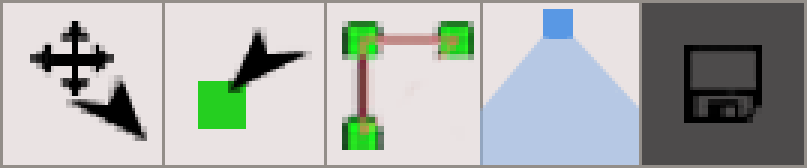
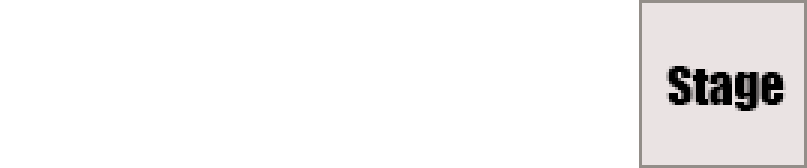
Comparing the layer stacks of the two w=807, h=168 images. Changes:
added layer "Stage" above "selectionné copy" over [666, 66, 786, 111]
added layer "libre copy" above "Layer 7" over [642, 3, 804, 165]
hid group "Vertex" (4 layers) over [162, 0, 327, 168]
hid group "SAVE" (3 layers) over [642, 3, 804, 165]
hid group "Player" (4 layers) over [480, 0, 645, 168]
hid group "Secteurs" (4 layers) over [318, 0, 489, 168]
hid group "Deplacement" (6 layers) over [0, 0, 168, 168]
